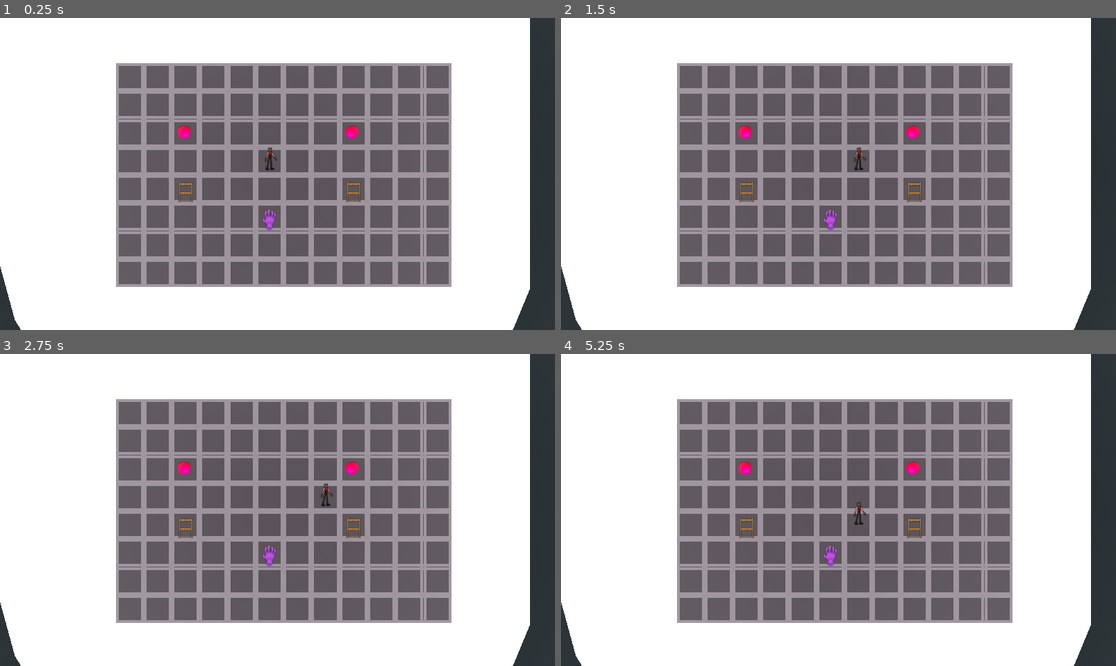
Above: before the commit, frames 1-4 (two rows, left to right).
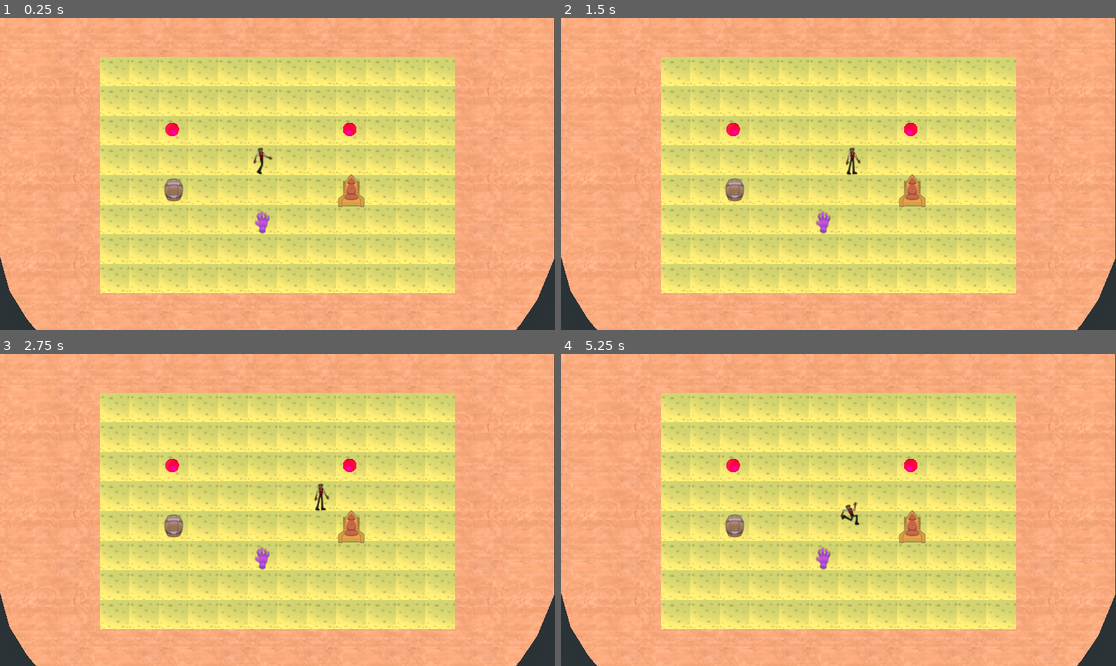
Above: after the commit, the same moments.

Repository: FloppyPancakeMedia/GGJMasks2
Game: Godot game, scene res://world.tscn
Two runs of this game, one before a commit and one after it. Both use one fixed random seed, a clock stepped at 60 frames per second and the inputs below.
Inputs (mouse positions are in pixels of both pictures, inside the frame that each line leads up to):
- Up to frame 1 (0.25 s): no input
- Up to frame 2 (1.5 s): tap Enter at 0.5 s; move the mouse to (960, 158) at 0.52 s; hold D (Right) 0.53-1.25 s; tap Backspace at 0.6 s; click (960, 158) at 0.67 s; tap Space at 1.25 s; drag from (727, 189) to (810, 236) at 1.27 s
- Up to frame 3 (2.75 s): tap Enter at 2 s; move the mouse to (333, 441) at 2.02 s; hold D (Right) from 2.03 s (still down); tap F at 2.1 s
- Up to frame 4 (5.25 s): release D (Right) at 2.75 s; tap Space at 2.75, 4.25 s; drag from (810, 572) to (672, 463) at 2.77 s; tap Enter at 3.5 s; move the mouse to (1005, 556) at 3.52 s; hold A (Left) 3.53-4.25 s; tap Z at 3.6 s; drag from (672, 463) to (755, 432) at 4.27 s; move the mouse to (866, 510) at 5.02 s; hold S (Down) from 5.03 s (still down); tap Delete at 5.1 s; click (866, 510) at 5.17 s

The runs differ from the first frame. In frame 1, 99% of the frame differs, in the area x 0-100%, y 0-100%; in frame 2, 99%; in frame 3, 99%; in frame 4, 99%.

Commit message:
Some graphical updates

Diff:
--- a/Grid/cell.tscn
+++ b/Grid/cell.tscn
@@ -1,39 +1,25 @@
 [gd_scene format=3 uid="uid://ikhdimch303i"]
 
 [ext_resource type="Script" uid="uid://dnjy4vr7fop38" path="res://Grid/cell.gd" id="1_yh0nt"]
+[ext_resource type="Texture2D" uid="uid://diu5wj81jvhtb" path="res://Things/Assets/Textures/Grass.png" id="2_kdpkb"]
+
+[sub_resource type="StandardMaterial3D" id="StandardMaterial3D_0ph33"]
+albedo_color = Color(0.62967473, 0.62967473, 0.6296747, 1)
+albedo_texture = ExtResource("2_kdpkb")
+uv1_scale = Vector3(1.38, 1.38, 1.38)
+uv1_offset = Vector3(0, 0.33, 0)
 
 [sub_resource type="StandardMaterial3D" id="StandardMaterial3D_yh0nt"]
 albedo_color = Color(0, 0, 0, 1)
+albedo_texture = ExtResource("2_kdpkb")
 
 [sub_resource type="BoxMesh" id="BoxMesh_gwrgs"]
 material = SubResource("StandardMaterial3D_yh0nt")
 size = Vector3(1, 0.25, 1)
 
-[sub_resource type="StandardMaterial3D" id="StandardMaterial3D_elmsx"]
-albedo_color = Color(0.16924527, 0.1692453, 0.16924527, 1)
-
-[sub_resource type="BoxMesh" id="BoxMesh_yh0nt"]
-material = SubResource("StandardMaterial3D_elmsx")
-size = Vector3(1, 0.1, 0.1)
-
 [node name="Cell" type="Node3D" unique_id=622994238 groups=["Cell"]]
 script = ExtResource("1_yh0nt")
 
 [node name="MainSquare" type="MeshInstance3D" parent="." unique_id=1854666553]
+material_override = SubResource("StandardMaterial3D_0ph33")
 mesh = SubResource("BoxMesh_gwrgs")
-
-[node name="MeshInstance3D2" type="MeshInstance3D" parent="." unique_id=480993025]
-transform = Transform3D(1, 0, 0, 0, 1, 0, 0, 0, 1, 0, 0.116529614, 0.44850546)
-mesh = SubResource("BoxMesh_yh0nt")
-
-[node name="MeshInstance3D5" type="MeshInstance3D" parent="." unique_id=324825425]
-transform = Transform3D(1, 0, 0, 0, 1, 0, 0, 0, 1, 0, 0.116529614, -0.44734764)
-mesh = SubResource("BoxMesh_yh0nt")
-
-[node name="MeshInstance3D3" type="MeshInstance3D" parent="." unique_id=1469647202]
-transform = Transform3D(-4.371139e-08, 0, 1, 0, 1, 0, -1, 0, -4.371139e-08, -0.44968265, 0.116529614, 0.0009383559)
-mesh = SubResource("BoxMesh_yh0nt")
-
-[node name="MeshInstance3D4" type="MeshInstance3D" parent="." unique_id=1436405104]
-transform = Transform3D(-4.371139e-08, 0, 1, 0, 1, 0, -1, 0, -4.371139e-08, 0.44654322, 0.116529614, 0.0009383559)
-mesh = SubResource("BoxMesh_yh0nt")
--- a/Grid/grid.tscn
+++ b/Grid/grid.tscn
@@ -4,7 +4,6 @@
 [ext_resource type="PackedScene" uid="uid://ikhdimch303i" path="res://Grid/cell.tscn" id="2_imkhg"]
 
 [node name="Grid" type="Node3D" unique_id=1244805501]
-transform = Transform3D(1, 0, 0, 0, 1, 0, 0, 0, 1, 0, -0.21597207, 0)
 script = ExtResource("1_lh3v8")
 cell = ExtResource("2_imkhg")
 
@@ -390,3 +389,6 @@
 [node name="(9, 4)" parent="." unique_id=673129843 instance=ExtResource("2_imkhg")]
 transform = Transform3D(1, 0, 0, 0, 1, 0, 0, 0, 1, 10, 0, 5)
 coords = Vector2i(9, 4)
+
+[editable path="(0, 0)"]
+[editable path="(3, 2)"]
--- a/Levels/level_1.tscn
+++ b/Levels/level_1.tscn
@@ -25,8 +25,14 @@
 [node name="Thing" parent="Things" index="1" unique_id=1729758428 instance=ExtResource("4_syshm")]
 transform = Transform3D(1, 0, 0, 0, 1, 0, 0, 0, 1, 3, 0, 5)
 
+[node name="AnimatedSprite3D" parent="Things/Thing" index="3" unique_id=567630221]
+frame = 4
+
 [node name="Thing2" parent="Things" index="2" unique_id=139378037 instance=ExtResource("4_syshm")]
 transform = Transform3D(1, 0, 0, 0, 1, 0, 0, 0, 1, 9, 0, 5)
+
+[node name="AnimatedSprite3D" parent="Things/Thing2" index="3" unique_id=567630221]
+frame = 1
 
 [node name="StageHandMask" parent="Things" index="3" unique_id=1709541902 instance=ExtResource("4_0urlm")]
 transform = Transform3D(1, 0, 0, 0, 1, 0, 0, 0, 1, 6, 0, 6)
@@ -58,3 +64,7 @@
 autoplay = true
 
 [editable path="Grid"]
+[editable path="Grid/(0, 0)"]
+[editable path="Grid/(3, 2)"]
+[editable path="Things/Thing"]
+[editable path="Things/Thing2"]
--- a/Things/Assets/stage.tres
+++ b/Things/Assets/stage.tres
@@ -1,7 +1,10 @@
 [gd_resource type="ArrayMesh" format=4 uid="uid://dbp1y41gjfcxy"]
+
+[ext_resource type="Texture2D" uid="uid://cwclbiuxbynec" path="res://Things/Assets/Textures/Wood floor.png" id="1_tni0w"]
 
 [sub_resource type="StandardMaterial3D" id="StandardMaterial3D_r1e6x"]
 albedo_color = Color(0.14, 0.05376, 0.016800001, 1)
+albedo_texture = ExtResource("1_tni0w")
 
 [sub_resource type="ArrayMesh" id="ArrayMesh_tni0w"]
 _surfaces = [{
--- a/Things/player.tscn
+++ b/Things/player.tscn
@@ -3,6 +3,78 @@
 [ext_resource type="PackedScene" uid="uid://dil6wjqsngk41" path="res://Things/thing.tscn" id="1_n40j1"]
 [ext_resource type="Script" uid="uid://pugsmdp558ky" path="res://Things/player.gd" id="2_jb2hm"]
 [ext_resource type="Texture2D" uid="uid://cbg01gq77ece7" path="res://Things/Assets/Main char idle pose.png" id="3_jb2hm"]
+[ext_resource type="Texture2D" uid="uid://tyep2rdnev2d" path="res://Things/Assets/Stage hand run/frame_01.png" id="4_nqo6s"]
+[ext_resource type="Texture2D" uid="uid://rh8wyqmwl26y" path="res://Things/Assets/Stage hand run/frame_02.png" id="5_qg53n"]
+[ext_resource type="Texture2D" uid="uid://b27nv8uftolfm" path="res://Things/Assets/Stage hand run/frame_03.png" id="6_7m0sl"]
+[ext_resource type="Texture2D" uid="uid://dn4njwjjdpslo" path="res://Things/Assets/Stage hand run/frame_04.png" id="7_r8vjp"]
+[ext_resource type="Texture2D" uid="uid://bavhxy4bakx6e" path="res://Things/Assets/Stage hand run/frame_05.png" id="8_3gyo5"]
+[ext_resource type="Texture2D" uid="uid://cnwj1ora822av" path="res://Things/Assets/Stage hand run/frame_06.png" id="9_44om7"]
+[ext_resource type="Texture2D" uid="uid://chu2380t4yek5" path="res://Things/Assets/Stage hand run/frame_07.png" id="10_d6pnp"]
+[ext_resource type="Texture2D" uid="uid://bmya1a3bebqul" path="res://Things/Assets/Stage hand run/frame_08.png" id="11_4nvkg"]
+[ext_resource type="Texture2D" uid="uid://bhk2g3g1x6eox" path="res://Things/Assets/Stage hand run/frame_09.png" id="12_aug4j"]
+[ext_resource type="Texture2D" uid="uid://7gswmmgsvn4q" path="res://Things/Assets/Stage hand run/frame_10.png" id="13_fr11s"]
+[ext_resource type="Texture2D" uid="uid://n42xjmhfl77i" path="res://Things/Assets/Stage hand run/frame_11.png" id="14_yhsao"]
+[ext_resource type="Texture2D" uid="uid://coa4vx3k8j0e5" path="res://Things/Assets/Stage hand run/frame_12.png" id="15_2sp7r"]
+[ext_resource type="Texture2D" uid="uid://doihdtig0c4o4" path="res://Things/Assets/Stage hand run/frame_13.png" id="16_nva5a"]
+[ext_resource type="Texture2D" uid="uid://dkfs2aip7uumf" path="res://Things/Assets/Stage hand run/frame_14.png" id="17_y535t"]
+[ext_resource type="Texture2D" uid="uid://cit73f3o2tn47" path="res://Things/Assets/Stage hand run/frame_15.png" id="18_bsjq8"]
+[ext_resource type="Texture2D" uid="uid://ddmisuayj7p3j" path="res://Things/Assets/Stage hand run/frame_16.png" id="19_cr1m4"]
+
+[sub_resource type="SpriteFrames" id="SpriteFrames_xd03u"]
+animations = [{
+"frames": [{
+"duration": 1.0,
+"texture": ExtResource("4_nqo6s")
+}, {
+"duration": 1.0,
+"texture": ExtResource("5_qg53n")
+}, {
+"duration": 1.0,
+"texture": ExtResource("6_7m0sl")
+}, {
+"duration": 1.0,
+"texture": ExtResource("7_r8vjp")
+}, {
+"duration": 1.0,
+"texture": ExtResource("8_3gyo5")
+}, {
+"duration": 1.0,
+"texture": ExtResource("9_44om7")
+}, {
+"duration": 1.0,
+"texture": ExtResource("10_d6pnp")
+}, {
+"duration": 1.0,
+"texture": ExtResource("11_4nvkg")
+}, {
+"duration": 1.0,
+"texture": ExtResource("12_aug4j")
+}, {
+"duration": 1.0,
+"texture": ExtResource("13_fr11s")
+}, {
+"duration": 1.0,
+"texture": ExtResource("14_yhsao")
+}, {
+"duration": 1.0,
+"texture": ExtResource("15_2sp7r")
+}, {
+"duration": 1.0,
+"texture": ExtResource("16_nva5a")
+}, {
+"duration": 1.0,
+"texture": ExtResource("17_y535t")
+}, {
+"duration": 1.0,
+"texture": ExtResource("18_bsjq8")
+}, {
+"duration": 1.0,
+"texture": ExtResource("19_cr1m4")
+}],
+"loop": true,
+"name": &"default",
+"speed": 24.0
+}]
 
 [node name="Player" unique_id=753973246 groups=["Player"] instance=ExtResource("1_n40j1")]
 script = ExtResource("2_jb2hm")
@@ -10,8 +82,14 @@
 
 [node name="Sprite3D" parent="." index="1" unique_id=469528074]
 transform = Transform3D(0.048704214, 0, 0, 0, 0.048704214, 0, 0, 0, 0.048704214, 0.102553695, 0, 0)
-visible = true
 texture = ExtResource("3_jb2hm")
 
 [node name="AnimatedSprite3D" parent="." index="3" unique_id=567630221]
 visible = false
+
+[node name="PlayerSprite" parent="." index="4" unique_id=608178589]
+transform = Transform3D(0.053973902, 0, 0, 0, 0.053973902, 0, 0, 0, 0.053973902, 0, 0, 0)
+axis = 1
+sprite_frames = SubResource("SpriteFrames_xd03u")
+frame = 1
+frame_progress = 0.8132313
--- a/Things/thing.gd
+++ b/Things/thing.gd
@@ -50,6 +50,8 @@
 	tween.tween_property(self, "global_position", pos, 0.3)
 	tween.finished.connect(stop_tweening)
 	tweening = true
+	if self is Player:
+		$PlayerSprite.play("default")
 
 
 func check_is_mask(collider) -> bool:
@@ -66,3 +68,5 @@
 
 func stop_tweening():
 	tweening = false
+	if self is Player:
+		$PlayerSprite.stop()
--- a/Things/thing.tscn
+++ b/Things/thing.tscn
@@ -88,3 +88,5 @@
 axis = 1
 sprite_frames = SubResource("SpriteFrames_taxh1")
 animation = &"new_animation"
+
+[node name="PlayerSprite" type="AnimatedSprite3D" parent="." unique_id=608178589]
--- a/world.gd
+++ b/world.gd
@@ -3,8 +3,10 @@
 
 var levels: Dictionary = {
 	1: preload("uid://bxahgrji3n32b")
+
 }
 
+var cur_level_num: int = 1
 var cur_level: Level
 var cur_mask: Mask
 #var switches: Array
--- a/world.tscn
+++ b/world.tscn
@@ -1,6 +1,7 @@
 [gd_scene format=3 uid="uid://s7sj1bmlo34q"]
 
 [ext_resource type="Script" uid="uid://b7u7pv1prdjrv" path="res://world.gd" id="1_aqk2v"]
+[ext_resource type="Texture2D" uid="uid://cwclbiuxbynec" path="res://Things/Assets/Textures/Wood floor.png" id="3_tlwt5"]
 [ext_resource type="PackedScene" uid="uid://cum2y8lymq6fh" path="res://Things/Assets/stage.fbx" id="5_036b0"]
 
 [sub_resource type="GDScript" id="GDScript_dwbse"]
@@ -24,13 +25,19 @@
 volumetric_fog_density = 0.006
 volumetric_fog_albedo = Color(0.52058935, 0.34727344, 0.35566166, 1)
 
+[sub_resource type="StandardMaterial3D" id="StandardMaterial3D_aqk2v"]
+albedo_texture = ExtResource("3_tlwt5")
+uv1_scale = Vector3(9.255, 9.255, 9.255)
+uv2_triplanar = true
+uv2_world_triplanar = true
+
 [node name="World" type="Node3D" unique_id=886625513 groups=["World"]]
 script = ExtResource("1_aqk2v")
 
 [node name="Camera3D" type="Camera3D" parent="." unique_id=1158118653]
-transform = Transform3D(1, 0, 0, 0, -4.371139e-08, 1, 0, -1, -4.371139e-08, 6.284109, 5.154871, 4.4641376)
+transform = Transform3D(1, 0, 0, 0, -4.371139e-08, 1, 0, -1, -4.371139e-08, 6.5055456, 5.1140914, 4.4641376)
 projection = 1
-size = 11.150363
+size = 10.536078
 script = SubResource("GDScript_dwbse")
 
 [node name="WorldEnvironment" type="WorldEnvironment" parent="." unique_id=782624784]
@@ -38,7 +45,7 @@
 
 [node name="DirectionalLight3D" type="DirectionalLight3D" parent="." unique_id=454806577]
 transform = Transform3D(1, 0, 0, 0, 0.6146432, 0.78880525, 0, -0.78880525, 0.6146432, 0, 11.897705, 0)
-light_energy = 8.18
+light_energy = 2.319
 light_indirect_energy = 1.245
 shadow_enabled = true
 
@@ -46,7 +53,7 @@
 transform = Transform3D(1, 0, 0, 0, -4.371139e-08, 1, 0, -1, -4.371139e-08, 0, 13.465362, 0)
 
 [node name="stage" parent="." unique_id=2022792685 instance=ExtResource("5_036b0")]
-transform = Transform3D(1, 0, 0, 0, 1, 0, 0, 0, 1, 2.8605595, 0, 2.0302825)
+transform = Transform3D(1, 0, 0, 0, 1, 0, 0, 0, 1, 3.4177332, 0, 0.76084757)
 
 [node name="Light" parent="stage" index="0" unique_id=953983139]
 visible = false
@@ -56,5 +63,6 @@
 
 [node name="Cube" parent="stage" index="2" unique_id=1822768456]
 transform = Transform3D(-4.3711385e-05, 950.68494, 1.7803955e-05, 0, -4.1555762e-05, 407.30695, 999.99994, 4.155576e-05, 3.672326e-12, 2.9416957, 0, -4.8602076)
+material_override = SubResource("StandardMaterial3D_aqk2v")
 
 [editable path="stage"]
Binary file added: Things/Assets/Stage hand run/frame_01.png
Not shown, added: Things/Assets/Stage hand run/frame_01.png.import
Binary file added: Things/Assets/Stage hand run/frame_02.png
Not shown, added: Things/Assets/Stage hand run/frame_02.png.import
Binary file added: Things/Assets/Stage hand run/frame_03.png
Not shown, added: Things/Assets/Stage hand run/frame_03.png.import
Binary file added: Things/Assets/Stage hand run/frame_04.png
Not shown, added: Things/Assets/Stage hand run/frame_04.png.import
Binary file added: Things/Assets/Stage hand run/frame_05.png
Not shown, added: Things/Assets/Stage hand run/frame_05.png.import
Binary file added: Things/Assets/Stage hand run/frame_06.png
Not shown, added: Things/Assets/Stage hand run/frame_06.png.import
(and 28 more such lines)
